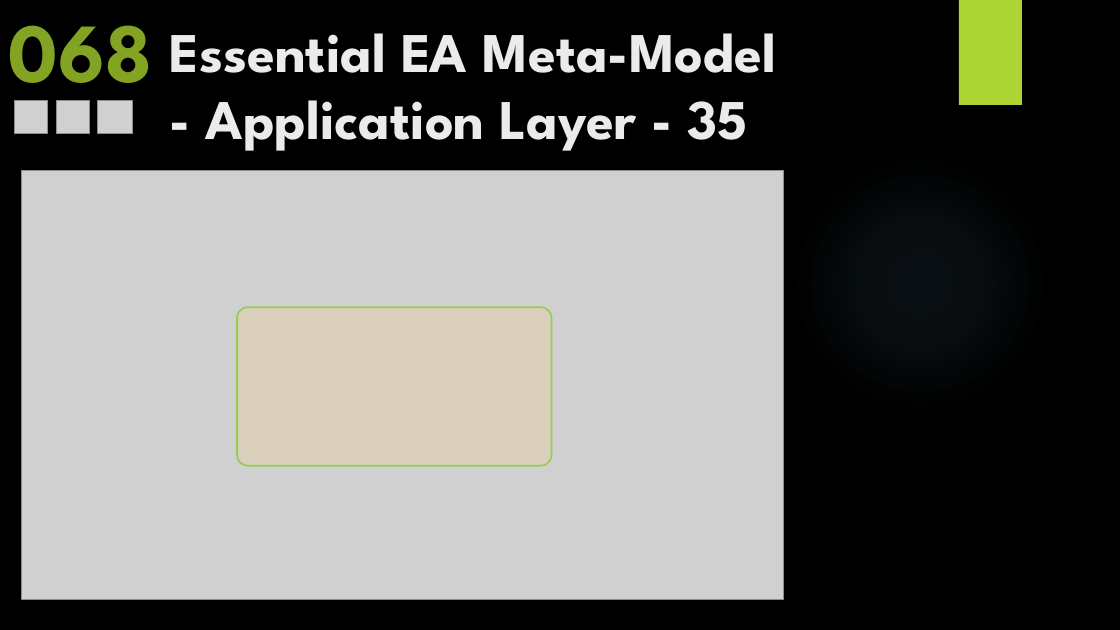
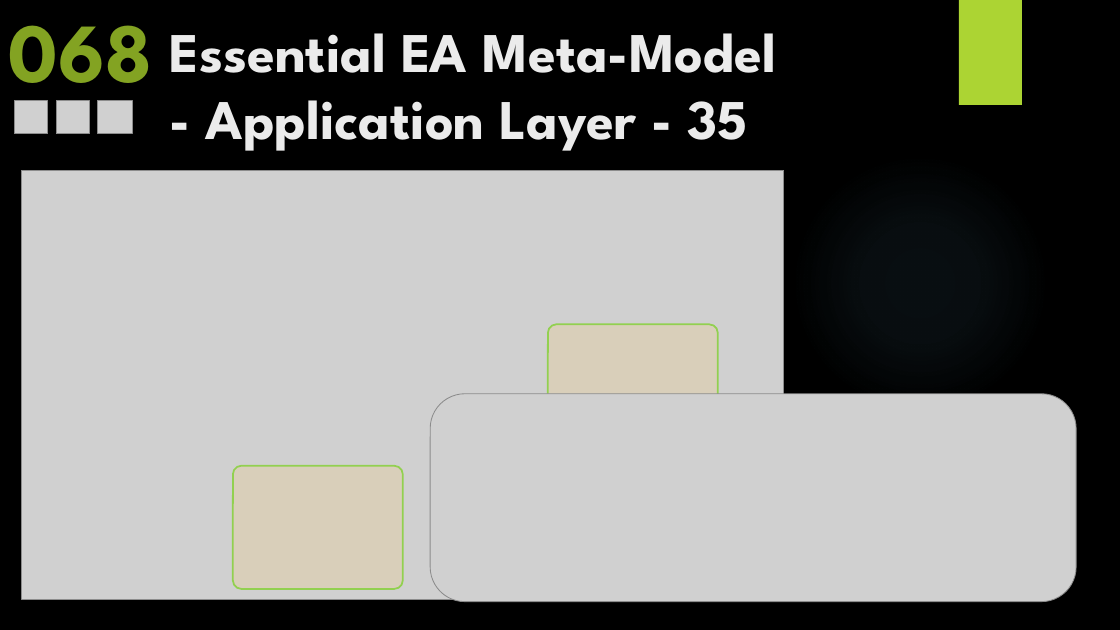
Before and after one commit to yasenstar/EA_MetaModel, a slide deck: slide 125 of Master_EAS_Meta-Model.pptx. Drawn at 1120x630 pixels with LibreOffice and Linux fonts; fonts in the diff are those of the drawing; grey boxes stand for pictures; background and template pictures are left out. Boxes give left, top, right and bottom in pixels: in the first picture for what was removed or moved away, otherwise in the second. Text is boxed around its words. In the diff, an @@ line names an element or a change of style, - is before the commit and + after.

Commit message:
update PPT

```diff
--- a/Master_EAS_Meta-Model.pptx
+++ b/Master_EAS_Meta-Model.pptx
@@ rounded rectangle added at <box>548,324,718,448</box>, fill #FFCC66 at 20% opacity, outline #92D050 1.5 pt @@
@@ picture added at <box>430,394,1076,602</box> @@
@@ rounded rectangle: place and size @@
-rounded rectangle at <box>237,308,551,466</box>
+rounded rectangle at <box>233,465,402,589</box>
```
Also in this commit, not shown: 4 other slides changed, 7 slides added.
